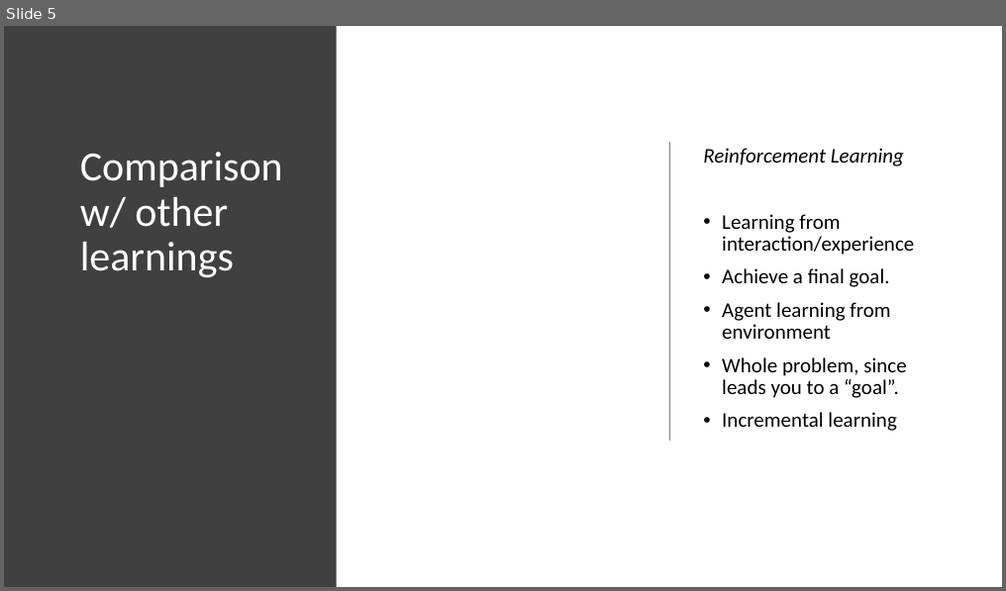
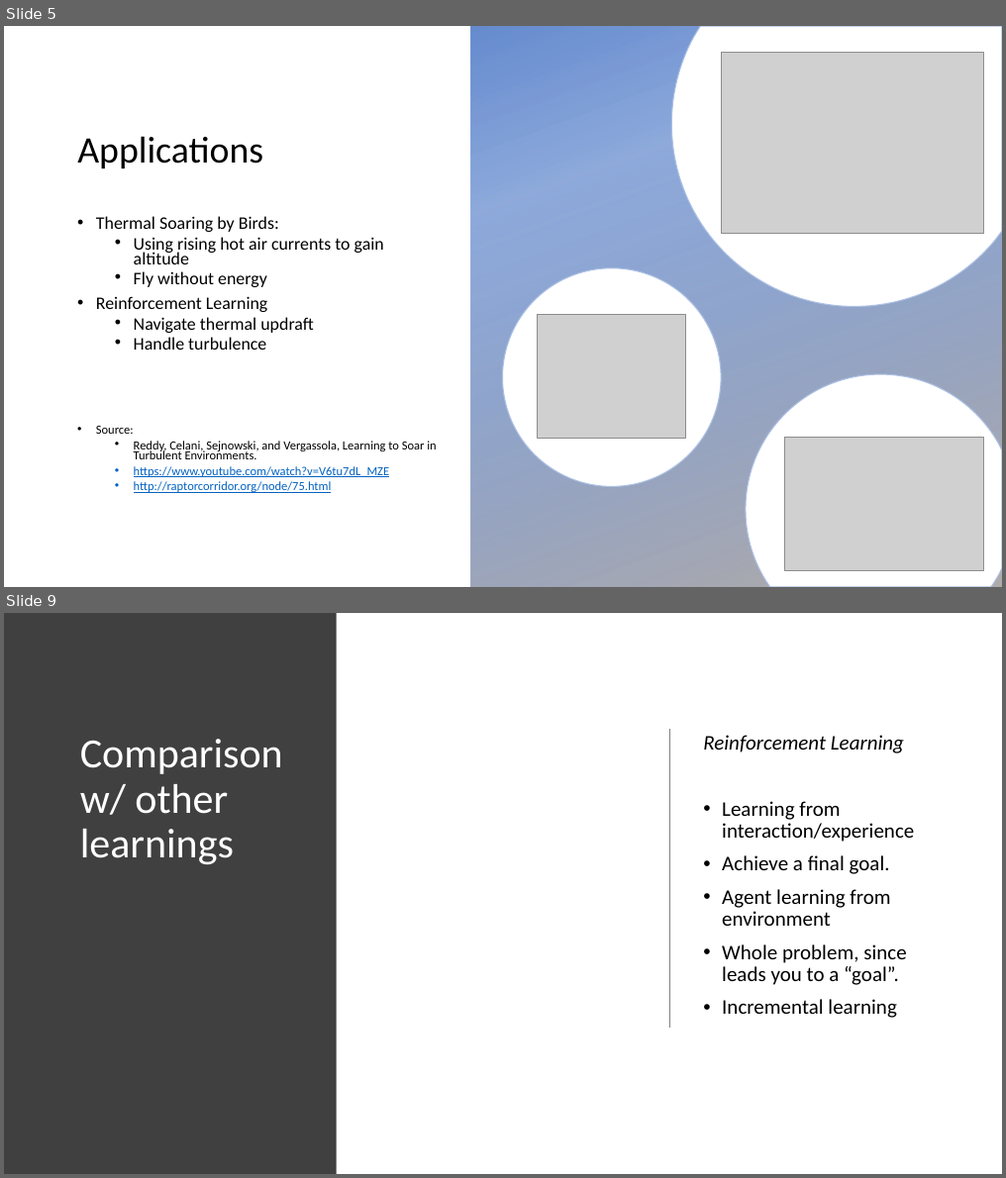
Before and after one commit to ameet123/rl_demo, a slide deck: RL.pptx. Shown one above the other, each under a label of ours: slide 5 before the commit, slides 5 and 9 after it; the slides between them are not shown. The pictures are 1006x591 and 1006x1178 pixels, drawn with LibreOffice and Linux fonts; fonts in the diff are those of the drawing; grey boxes stand for pictures; background and template pictures are left out. Boxes give left, top, right and bottom in pixels: in the first picture for what was removed or moved away, otherwise in the second. Text is boxed around its words. In the diff, an @@ line names an element or a change of style, - is before the commit and + after.

```diff
--- a/RL.pptx
+++ b/RL.pptx
@@ slide 5 added at <box>4,26,1002,587</box>, background picture (left out) @@
@@ rectangle added at <box>471,26,1002,587</box>, fill gradient #4472C4 to #AFABAB @@
@@ freeform shape added at <box>672,26,1002,307</box>, fill #FFFFFF, outline #AFABAB 1 pt @@
@@ picture added at <box>721,52,984,233</box> @@
@@ title added at <box>77,136,263,169</box>, 36 pt, text #000000 @@
+Applications
@@ text added at <box>96,216,436,493</box>, 11.9 pt, text #000000 @@
+• Thermal Soaring by Birds:
+  • Using rising hot air currents to gain altitude
+  • Fly without energy
+• Reinforcement Learning
+  • Navigate thermal updraft
+  • Handle turbulence
+• Source:
+  • Reddy, Celani, Sejnowski, and Vergassola, Learning to Soar in Turbulent Environments.
+  • https://www.youtube.com/watch?v=V6tu7dL_MZE
+  • http://raptorcorridor.org/node/75.html
@@ ellipse added at <box>503,269,721,487</box>, fill #FFFFFF, outline #AFABAB 1 pt @@
@@ picture added at <box>537,315,685,439</box> @@
@@ freeform shape added at <box>746,374,1002,587</box>, fill #FFFFFF, outline #AFABAB 1 pt @@
@@ picture added at <box>785,437,984,571</box> @@
@@ what was slide 5 is now slide 9 @@
```
Also in this commit, not shown: 2 slides changed, 5 other slides added, 1 slide removed.
